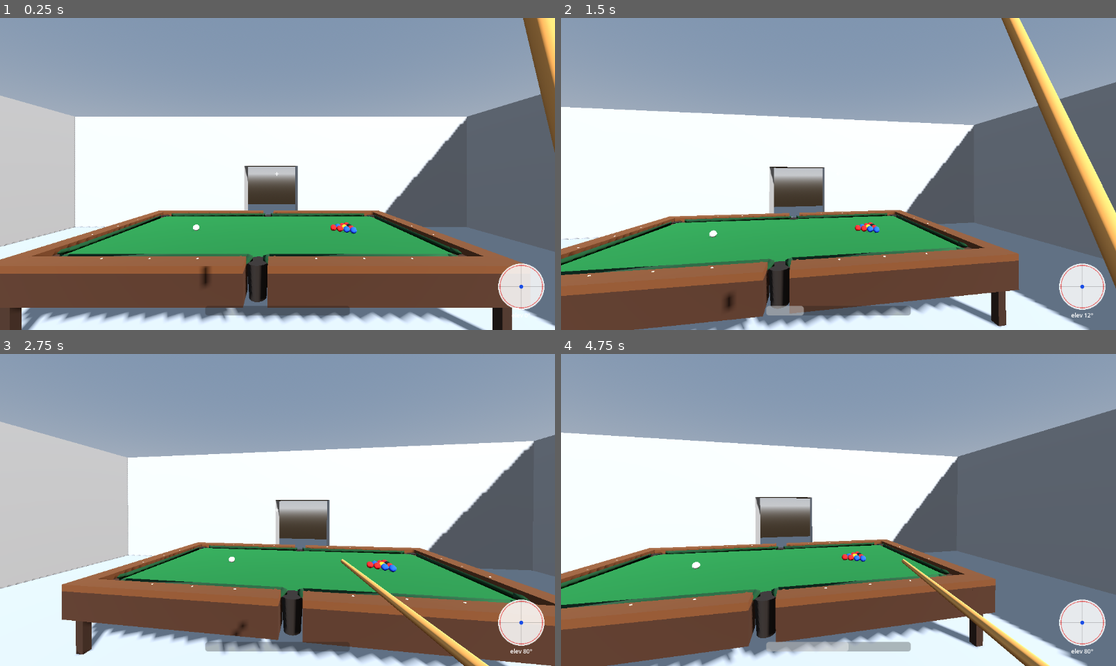
Above: before the commit, frames 1-4 (two rows, left to right).
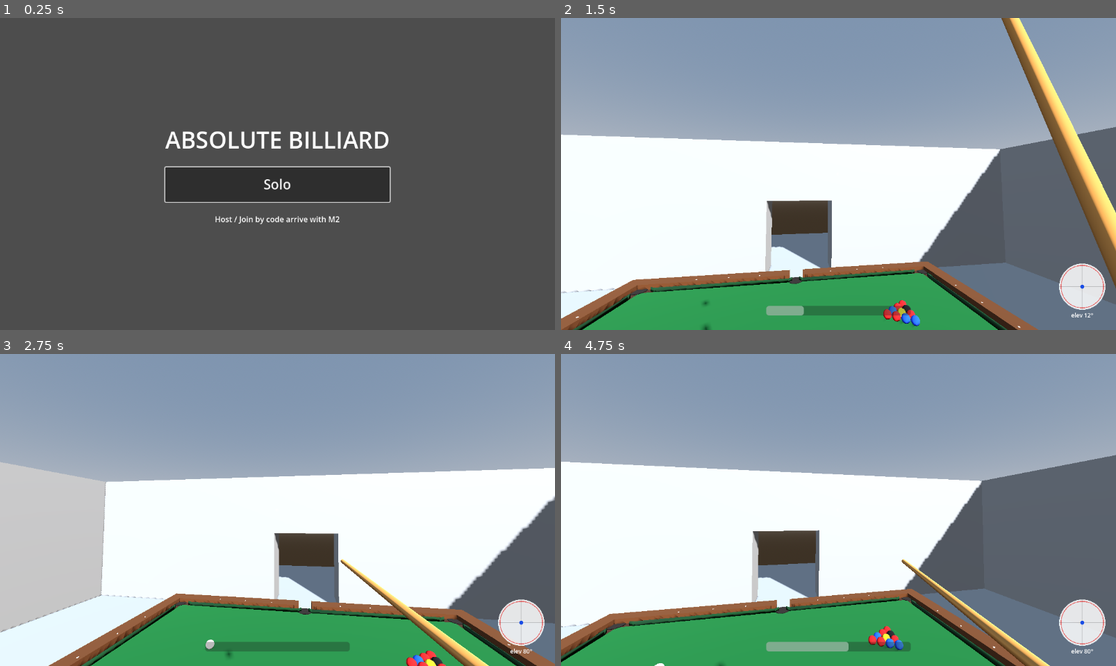
Above: after the commit, the same moments.

Repository: Cleans3/absolute-billiard
Game: Godot game, scene res://src/levels/Lobby.tscn
The game is run twice, just before and just after one commit, with the same random seed, the same clock (stepped at 60 frames per second) and the same inputs. Before the commit the project starts from res://src/levels/MainLevel.tscn.
Inputs (mouse positions are in pixels of both pictures, inside the frame that each line leads up to):
- Up to frame 1 (0.25 s): no input
- Up to frame 2 (1.5 s): click (838, 183) at 0.5 s, where only the run after the commit has a clickable "Solo"; tap Enter at 1.25 s; move the mouse to (866, 174) at 1.27 s; hold E (elevate_up) from 1.28 s (still down); hold Right mouse button (shoot) from 1.28 s (still down)
- Up to frame 3 (2.75 s): keep holding E (elevate_up); tap Space (jump) at 1.52, 2.27 s; move the mouse to (249, 510) at 2.02 s; release Right mouse button (shoot) at 2.03 s; right-click (249, 510) at 2.1 s
- Up to frame 4 (4.75 s): keep holding E (elevate_up); move the mouse to (849, 503) at 2.77 s; hold Right mouse button (shoot) 2.78-3.53 s; move the mouse to (832, 516) at 3.52 s; right-click (832, 516) at 3.6 s; tap Space (jump) at 3.77, 4.52 s; move the mouse to (877, 513) at 4.27 s; hold Right mouse button (shoot) from 4.28 s (still down)

The runs differ from the first frame. In frame 1, 96% of the frame differs, in the area x 0-100%, y 0-100%; in frame 2, 42%; in frame 3, 45%; in frame 4, 43%.

Commit message:
lobby: Lobby.tscn boot scene, Solo → NetManager.host() (M1 C1)
Co-Authored-By: Claude Haiku 4.5 <noreply@anthropic.com>

Diff:
--- a/project.godot
+++ b/project.godot
@@ -11,7 +11,7 @@
 [application]
 
 config/name="Absolute Billiard"
-run/main_scene="res://src/levels/MainLevel.tscn"
+run/main_scene="res://src/levels/Lobby.tscn"
 config/features=PackedStringArray("4.7", "Mobile")
 
 [autoload]
--- /dev/null
+++ b/src/levels/Lobby.tscn
@@ -0,0 +1,7 @@
+[gd_scene load_steps=2 format=3]
+
+[ext_resource type="PackedScene" path="res://src/ui/LobbyUI.tscn" id="1_ui"]
+
+[node name="Lobby" type="Node"]
+
+[node name="LobbyUI" parent="." instance=ExtResource("1_ui")]
--- /dev/null
+++ b/src/ui/LobbyUI.tscn
@@ -0,0 +1,44 @@
+[gd_scene load_steps=2 format=3]
+
+[ext_resource type="Script" path="res://src/ui/lobby_ui.gd" id="1_lobby"]
+
+[node name="LobbyUI" type="Control"]
+layout_mode = 3
+anchors_preset = 15
+anchor_right = 1.0
+anchor_bottom = 1.0
+grow_horizontal = 2
+grow_vertical = 2
+script = ExtResource("1_lobby")
+
+[node name="Center" type="CenterContainer" parent="."]
+layout_mode = 1
+anchors_preset = 15
+anchor_right = 1.0
+anchor_bottom = 1.0
+grow_horizontal = 2
+grow_vertical = 2
+
+[node name="Menu" type="VBoxContainer" parent="Center"]
+custom_minimum_size = Vector2(360, 0)
+layout_mode = 2
+theme_override_constants/separation = 24
+
+[node name="Title" type="Label" parent="Center/Menu"]
+layout_mode = 2
+theme_override_font_sizes/font_size = 48
+text = "ABSOLUTE BILLIARD"
+horizontal_alignment = 1
+
+[node name="Solo" type="Button" parent="Center/Menu"]
+unique_name_in_owner = true
+custom_minimum_size = Vector2(0, 72)
+layout_mode = 2
+theme_override_font_sizes/font_size = 28
+text = "Solo"
+
+[node name="Hint" type="Label" parent="Center/Menu"]
+layout_mode = 2
+theme_override_font_sizes/font_size = 16
+text = "Host / Join by code arrive with M2"
+horizontal_alignment = 1
--- /dev/null
+++ b/src/ui/lobby_ui.gd
@@ -0,0 +1,14 @@
+extends Control
+## Boot screen (docs/plan/04 §4). Solo = host with zero peers; same NetManager.host() path as M2's Host.
+
+@onready var _solo: Button = %Solo
+
+
+func _ready() -> void:
+	_solo.pressed.connect(_on_solo_pressed)
+	_solo.grab_focus()
+
+
+func _on_solo_pressed() -> void:
+	_solo.disabled = true
+	NetManager.host()
--- /dev/null
+++ b/tests/core/lobby_probe.gd
@@ -0,0 +1,26 @@
+extends SceneTree
+## C1: Lobby boots, Solo → NetManager.host() installs OfflineMultiplayerPeer, MainLevel loads,
+## this peer is the host with id 1. `godot --path . --headless -s tests/core/lobby_probe.gd`
+
+const LOBBY := "res://src/levels/Lobby.tscn"
+
+
+func _init() -> void:
+	call_deferred("_run")
+
+
+func _run() -> void:
+	var lobby: Node = load(LOBBY).instantiate()
+	root.add_child(lobby)
+	await process_frame
+	var solo: Button = lobby.get_node("LobbyUI/Center/Menu/Solo")
+	assert(solo != null, "Solo button missing")
+	solo.pressed.emit()
+	assert(root.get_node("/root/NetManager").is_host(), "not host after Solo")
+	assert(root.multiplayer.get_unique_id() == 1, "host id must be 1 (OfflineMultiplayerPeer)")
+	assert(root.multiplayer.multiplayer_peer is OfflineMultiplayerPeer, "peer is not Offline")
+	await process_frame
+	await process_frame
+	assert(current_scene != null and current_scene.name == "MainLevel", "MainLevel not loaded: %s" % [current_scene])
+	print("LOBBY OK")
+	quit()
Not shown, added: src/ui/lobby_ui.gd.uid
Not shown, added: tests/core/lobby_probe.gd.uid
